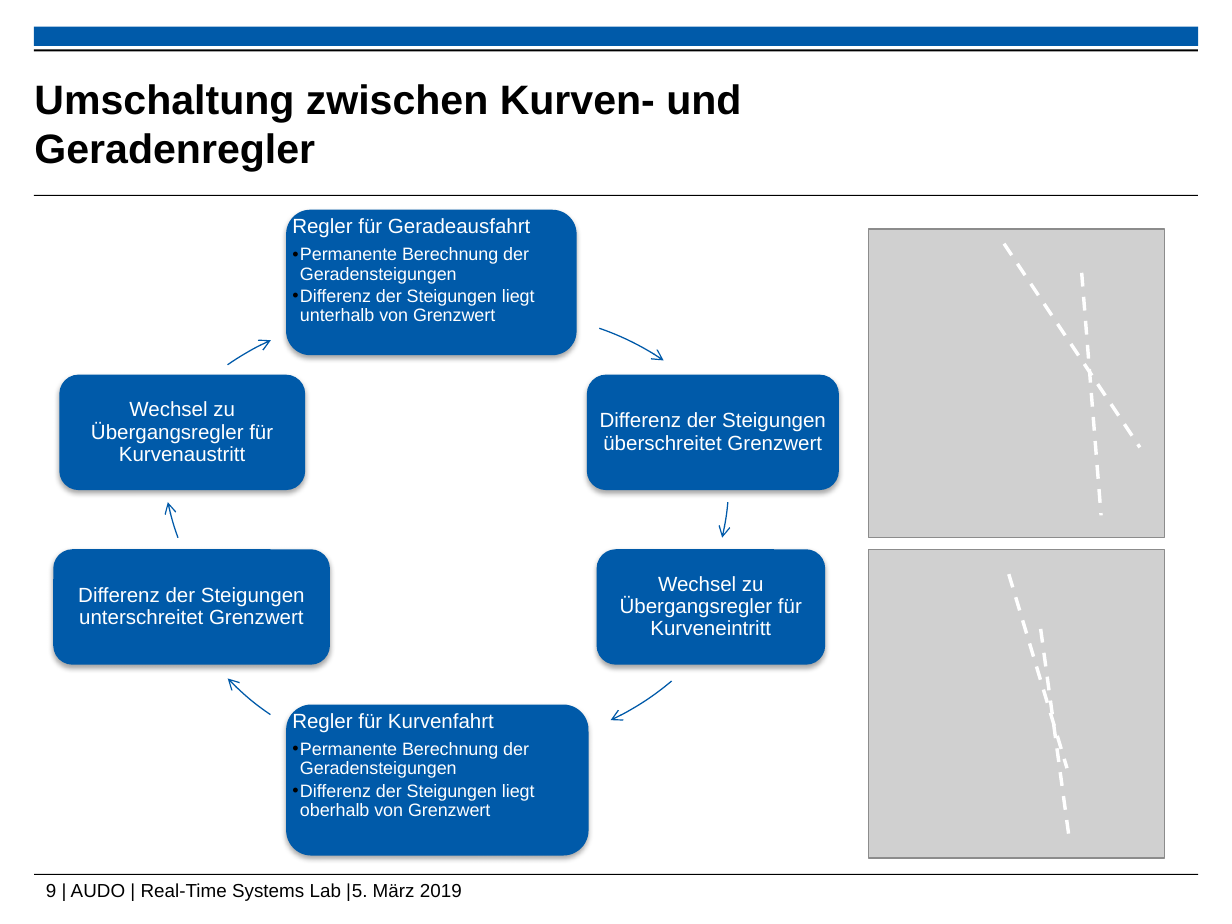
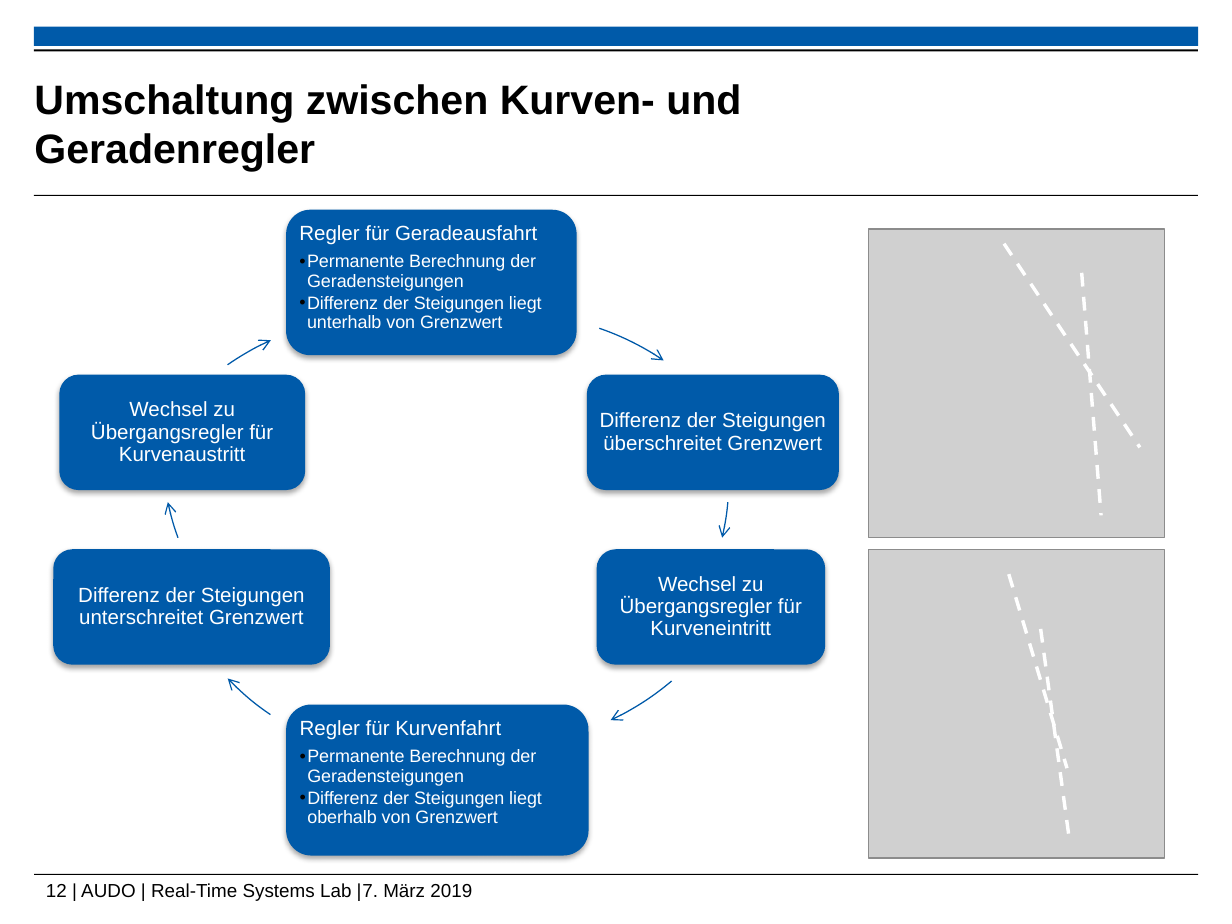
Before and after one commit to ramona3300/AUDO, a slide deck: slide 12 of Dokumente/Präsentationen/Abschlusspräsentation.pptx (slide 9 before the commit). Drawn at 1232x924 pixels with LibreOffice and Linux fonts; fonts in the diff are those of the drawing; grey boxes stand for pictures; background and template pictures are left out. Boxes give left, top, right and bottom in pixels: in the first picture for what was removed or moved away, otherwise in the second. Text is boxed around its words. In the diff, an @@ line names an element or a change of style, - is before the commit and + after.

```diff
--- a/Dokumente/Präsentationen/Abschlusspräsentation.pptx
+++ b/Dokumente/Präsentationen/Abschlusspräsentation.pptx
@@ text "Regler für Geradeausfahrt": place and size @@
-text "Regler für Geradeausfahrt" at box(292, 217, 535, 321)
+text "Regler für Geradeausfahrt" at box(299, 225, 542, 328)
@@ text at box(299, 254, 542, 328): bullet •• to • @@
@@ text "Regler für Kurvenfahrt": place and size @@
-text "Regler für Kurvenfahrt" at box(292, 712, 535, 816)
+text "Regler für Kurvenfahrt" at box(300, 720, 542, 823)
@@ text at box(300, 749, 542, 823): bullet •• to • @@
@@ text at box(46, 883, 472, 901): text changed @@
-9 | AUDO | Real-Time Systems Lab |5. März 2019
+12 | AUDO | Real-Time Systems Lab |7. März 2019
```
Also in this commit, not shown: 1 other slide changed, 4 slides added, 1 slide removed.
